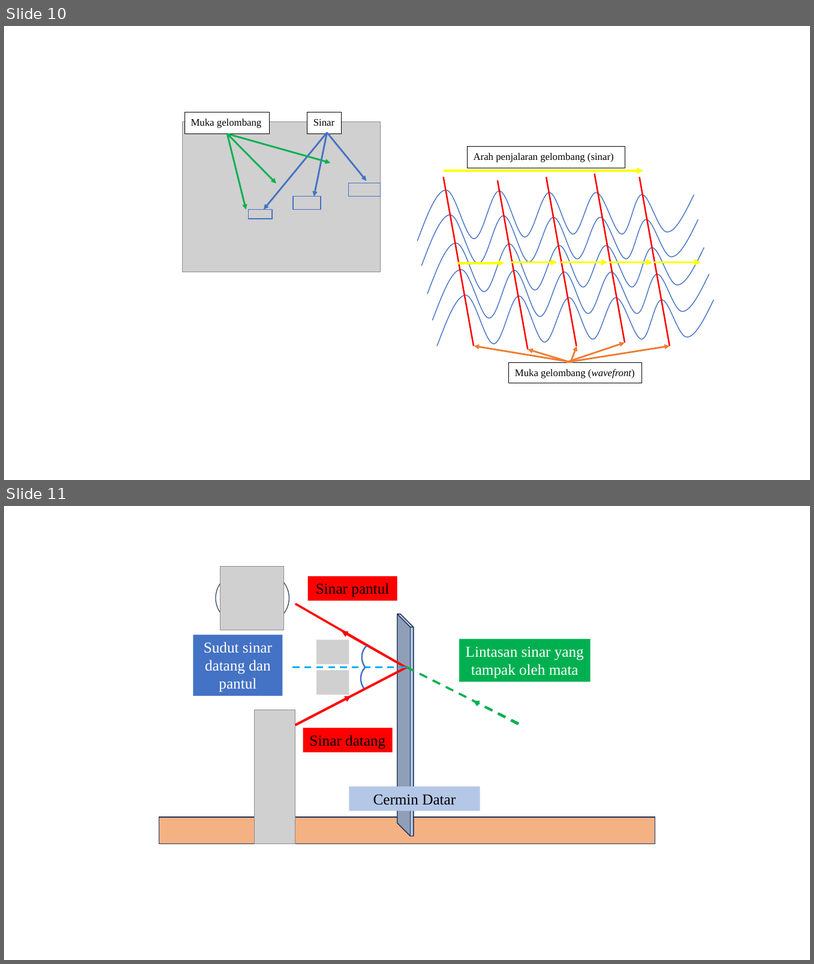
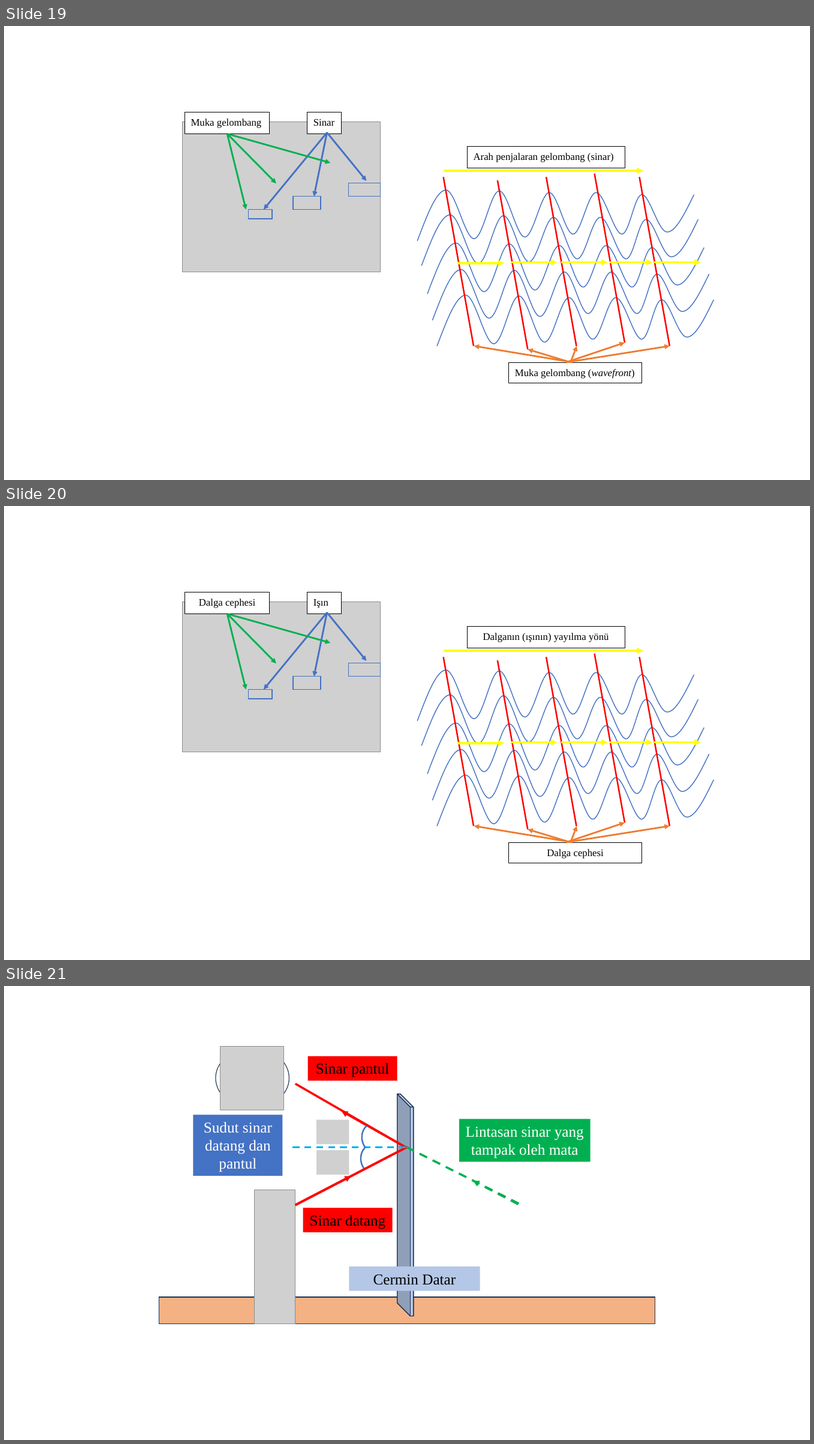
Before and after one commit to zahran1122/Sistem-Optik, a slide deck: Presentation1.pptx. Shown one above the other, each under a label of ours: slides 10 and 11 before the commit, slides 19, 20 and 21 after it. The pictures are 814x964 and 814x1444 pixels, drawn with LibreOffice and Linux fonts; fonts in the diff are those of the drawing; grey boxes stand for pictures. Boxes give left, top, right and bottom in pixels: in the first picture for what was removed or moved away, otherwise in the second. Text is boxed around its words. In the diff, an @@ line names an element or a change of style, - is before the commit and + after.

```diff
--- a/Presentation1.pptx
+++ b/Presentation1.pptx
@@ slide 20 added at <box>4,506,810,960</box>, background #FFFFFF @@
@@ group added at <box>182,592,381,752</box>: 6 arrows, 5 rectangles, 1 picture @@
+Dalga cephesi
+Işın
@@ group added at <box>418,627,714,863</box>: 11 arrows, 5 freeform shapes, 5 lines, 2 rectangles @@
+Dalganın (ışının) yayılma yönü
+Dalga cephesi
@@ what was slide 10 is now slide 19 @@
@@ what was slide 11 is now slide 21 @@
```
Also in this commit, not shown: 1 slide changed, 13 other slides added, 8 other files.
